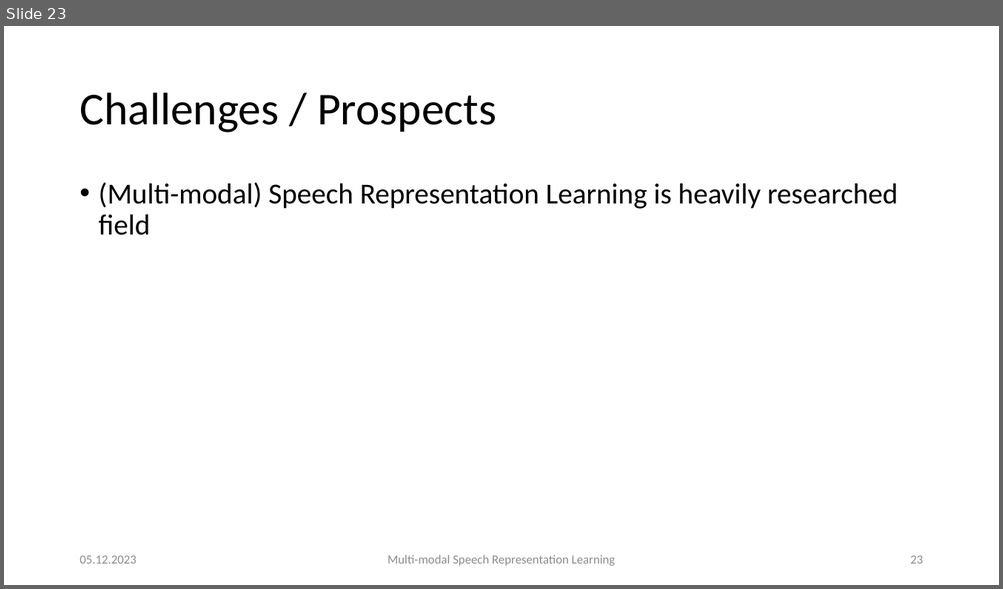
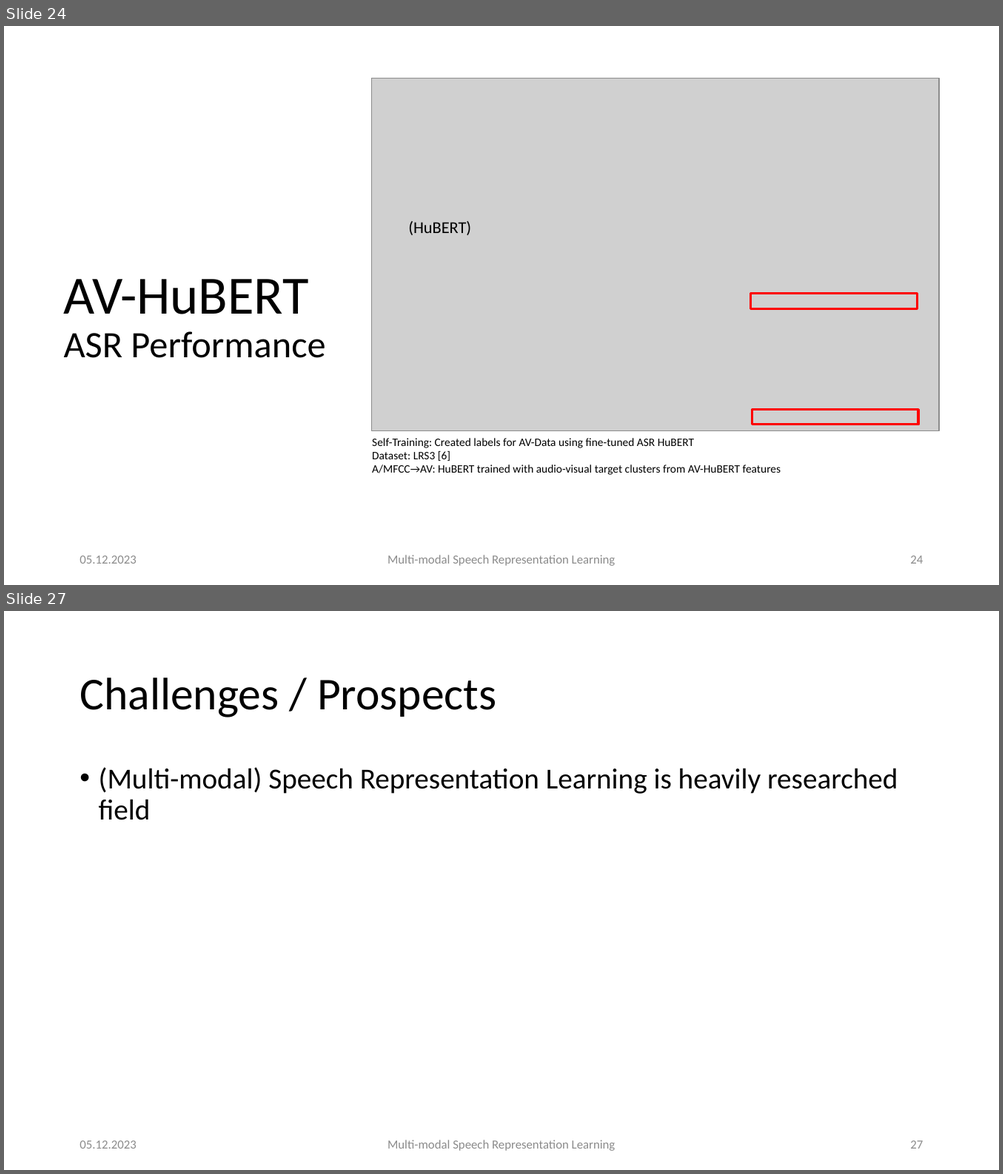
Before and after one commit to carlos-schmidt/nn-seminar, a slide deck: presentation.pptx. Shown one above the other, each under a label of ours: slide 23 before the commit, slides 24 and 27 after it; the slides between them are not shown. The pictures are 1003x589 and 1003x1174 pixels, drawn with LibreOffice and Linux fonts; fonts in the diff are those of the drawing; grey boxes stand for pictures. Boxes give left, top, right and bottom in pixels: in the first picture for what was removed or moved away, otherwise in the second. Text is boxed around its words. In the diff, an @@ line names an element or a change of style, - is before the commit and + after.

```diff
--- a/presentation.pptx
+++ b/presentation.pptx
@@ slide 24 added at (x1=4, y1=26, x2=999, y2=585), background #FFFFFF @@
@@ picture added at (x1=372, y1=79, x2=939, y2=431) @@
@@ text added at (x1=408, y1=221, x2=471, y2=235), 16 pt, text #000000 @@
+(HuBERT)
@@ title added at (x1=64, y1=279, x2=325, y2=358), 36 pt, text #000000 @@
+AV-HuBERT ASR Performance
@@ rectangle added at (x1=751, y1=294, x2=917, y2=309), outline #FF0000 2.25 pt @@
@@ rectangle added at (x1=751, y1=410, x2=918, y2=425), outline #FF0000 2.25 pt @@
@@ text added at (x1=372, y1=438, x2=780, y2=475), 11 pt, text #000000 @@
+Self-Training: Created labels for AV-Data using fine-tuned ASR HuBERT
+Dataset: LRS3 [6]
+A/MFCC→AV: HuBERT trained with audio-visual target clusters from AV-HuBERT features
@@ text added at (x1=79, y1=556, x2=136, y2=564), 12 pt, text #8C8C8C @@
+05.12.2023
@@ text added at (x1=387, y1=555, x2=615, y2=566), 12 pt, text #8C8C8C @@
+Multi-modal Speech Representation Learning
@@ page number added at (x1=910, y1=556, x2=922, y2=564), 12 pt, text #8C8C8C @@
+24
@@ what was slide 23 is now slide 27 @@
@@ page number at (x1=910, y1=1141, x2=922, y2=1149): text changed @@
-23
+27
```
Also in this commit, not shown: 9 slides changed, 3 other slides added, 1 other file.
